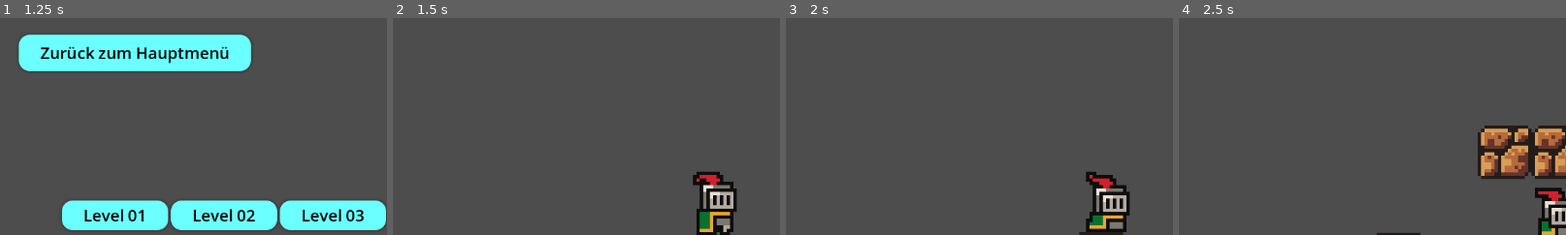
Above: before the commit, frames 1-4 (left to right).
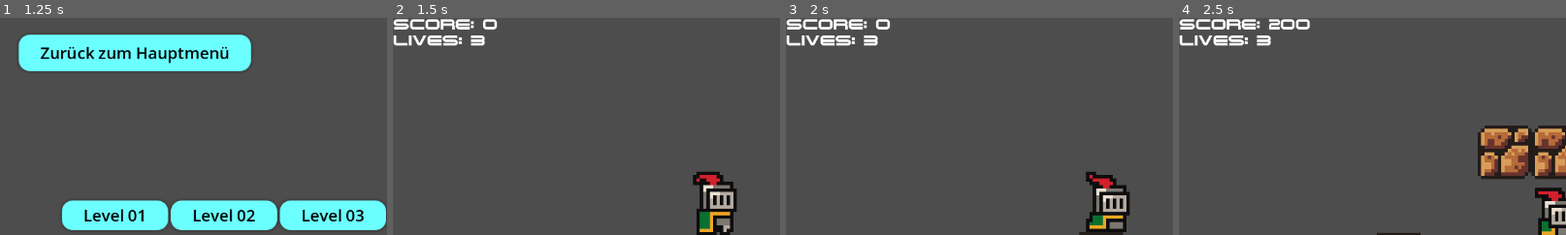
Above: after the commit, the same moments.

Repository: Bonecurse/Super-FOM-World
Game: Godot game, scene res://scenes/main_menu.tscn
Same seed, same stepped clock (60 frames per second), same inputs: the game is played once before the commit and once after it.
Inputs:
- Up to frame 1 (1.25 s): click "Start" at 0.5 s
- Up to frame 2 (1.5 s): click "Level 12" at 1.25 s
- Up to frame 3 (2 s): no input
- Up to frame 4 (2.5 s): hold Right (move_right) from 2.03 s (still down); tap Up (jump) at 2.27 s
The pictures show only the part of the screen within x 0-50%, y 0-50%; the shares and areas given below are measured in that part.

Frame 1 is identical in both runs. In frame 2, 1.6% of the frame differs, in the area x 0-28%, y 0-13%; in frame 3, 1.6%; in frame 4, 1.9%, in the area x 0-34%, y 0-13%.

Commit message:
Escape Taste zum Level verlassen

Diff:
--- a/project.godot
+++ b/project.godot
@@ -44,6 +44,11 @@
 , Object(InputEventKey,"resource_local_to_scene":false,"resource_name":"","device":-1,"window_id":0,"alt_pressed":false …(183 unchanged characters)…
 ]
 }
+quit_to_gameover={
+"deadzone": 0.2,
+"events": [Object(InputEventKey,"resource_local_to_scene":false,"resource_name":"","device":0,"window_id":0,"alt_pressed":false,"shift_pressed":false,"ctrl_pressed":false,"meta_pressed":false,"pressed":false,"keycode":0,"physical_keycode":4194305,"key_label":0,"unicode":0,"location":0,"echo":false,"script":null)
+]
+}
 
 [rendering]
 
--- a/scenes/level_12.tscn
+++ b/scenes/level_12.tscn
@@ -205,6 +205,37 @@
 [sub_resource type="RectangleShape2D" id="RectangleShape2D_og2y3"]
 size = Vector2(55.8911, 20)
 
+[sub_resource type="Animation" id="Animation_kuqij"]
+length = 0.001
+tracks/0/type = "value"
+tracks/0/imported = false
+tracks/0/enabled = true
+tracks/0/path = NodePath(".:position")
+tracks/0/interp = 1
+tracks/0/loop_wrap = true
+tracks/0/keys = {
+"times": PackedFloat32Array(0),
+"transitions": PackedFloat32Array(1),
+"update": 0,
+"values": [Vector2(0, 0)]
+}
+
+[sub_resource type="Animation" id="Animation_og2y3"]
+resource_name = "down"
+length = 2.0
+tracks/0/type = "value"
+tracks/0/imported = false
+tracks/0/enabled = true
+tracks/0/path = NodePath(".:position")
+tracks/0/interp = 1
+tracks/0/loop_wrap = true
+tracks/0/keys = {
+"times": PackedFloat32Array(0, 1.96667),
+"transitions": PackedFloat32Array(1, 1),
+"update": 0,
+"values": [Vector2(0, 0), Vector2(0, 0)]
+}
+
 [sub_resource type="Animation" id="Animation_uoigy"]
 resource_name = "up"
 length = 4.0
@@ -221,37 +252,6 @@
 "values": [Vector2(0, 0), Vector2(0, -112)]
 }
 
-[sub_resource type="Animation" id="Animation_kuqij"]
-length = 0.001
-tracks/0/type = "value"
-tracks/0/imported = false
-tracks/0/enabled = true
-tracks/0/path = NodePath(".:position")
-tracks/0/interp = 1
-tracks/0/loop_wrap = true
-tracks/0/keys = {
-"times": PackedFloat32Array(0),
-"transitions": PackedFloat32Array(1),
-"update": 0,
-"values": [Vector2(0, 0)]
-}
-
-[sub_resource type="Animation" id="Animation_og2y3"]
-resource_name = "down"
-length = 2.0
-tracks/0/type = "value"
-tracks/0/imported = false
-tracks/0/enabled = true
-tracks/0/path = NodePath(".:position")
-tracks/0/interp = 1
-tracks/0/loop_wrap = true
-tracks/0/keys = {
-"times": PackedFloat32Array(0, 1.96667),
-"transitions": PackedFloat32Array(1, 1),
-"update": 0,
-"values": [Vector2(0, 0), Vector2(0, 0)]
-}
-
 [sub_resource type="AnimationLibrary" id="AnimationLibrary_eqyrq"]
 _data = {
 &"RESET": SubResource("Animation_kuqij"),
@@ -790,7 +790,6 @@
 
 [node name="HUD" parent="." instance=ExtResource("7_eqrj4")]
 unique_name_in_owner = true
-visible = false
 
 [node name="CoinBlocks" type="Node" parent="."]
 
--- a/scripts/player.gd
+++ b/scripts/player.gd
@@ -39,4 +39,7 @@
 	else:
 		velocity.x = move_toward(velocity.x, 0, SPEED)
 
+	if Input.is_action_just_pressed("quit_to_gameover"):
+		get_tree().change_scene_to_file("res://scenes/levels.tscn")
+
 	move_and_slide()
